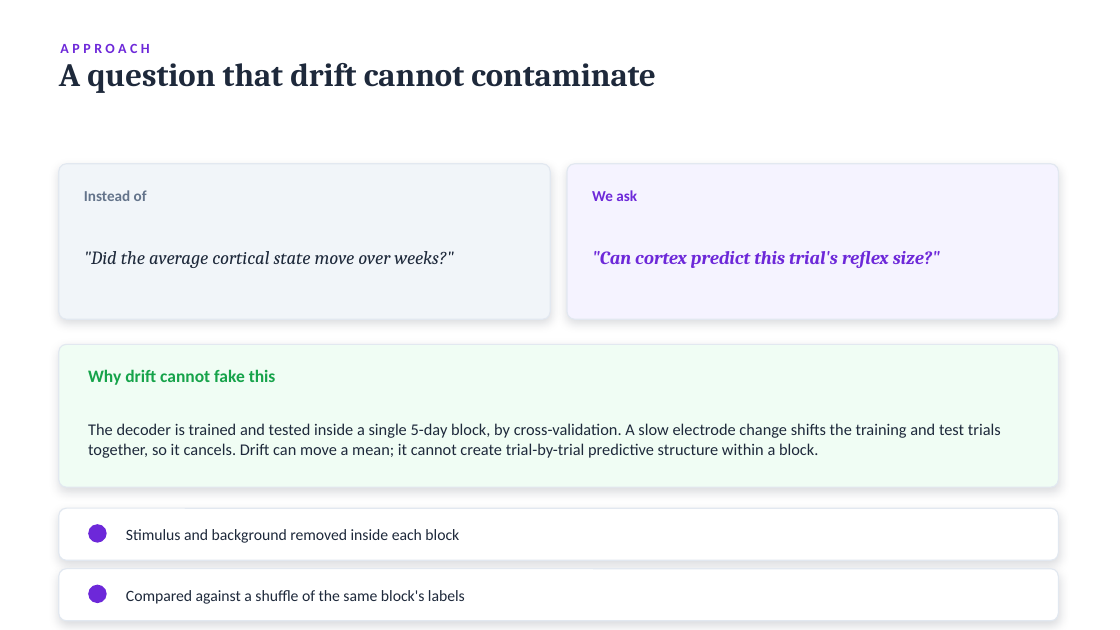
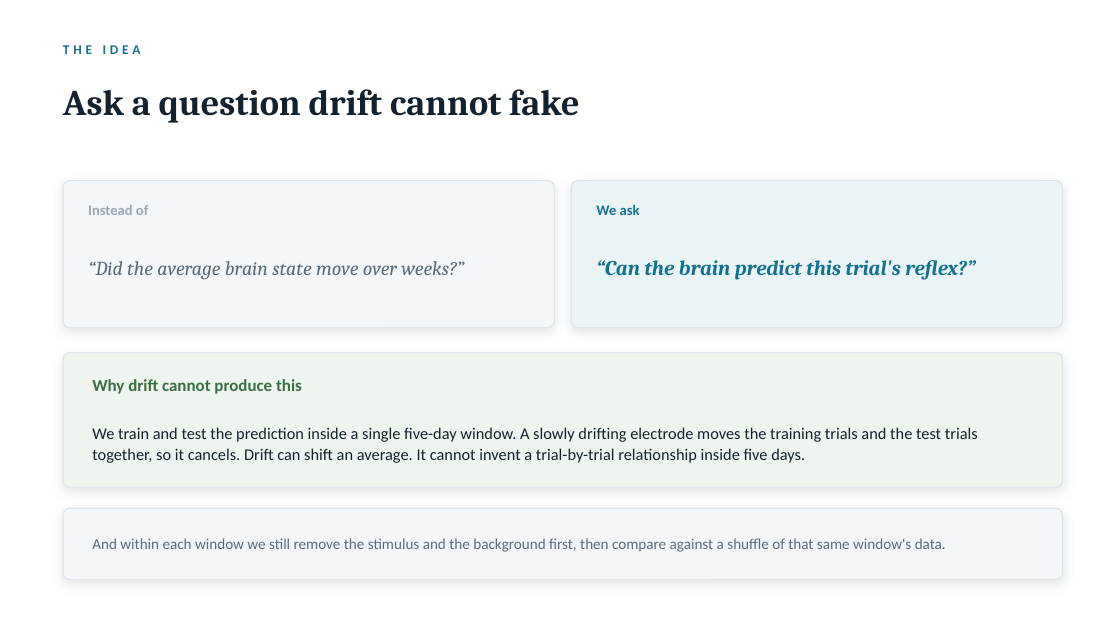
Before and after one commit to switchrao777/hroc-ncan, a slide deck: slide 10 of slides/HROC_Team_Presentation.pptx (slide 8 before the commit). Drawn at 1120x630 pixels with LibreOffice and Linux fonts; fonts in the diff are those of the drawing. Boxes give left, top, right and bottom in pixels: in the first picture for what was removed or moved away, otherwise in the second. Text is boxed around its words. In the diff, an @@ line names an element or a change of style, - is before the commit and + after.

Commit message:
Rebuild the NCAN group talk for clarity
Fifteen slides, one idea each, in plain language: the paradigm, what a single
trial is, the dataset, the pipeline, why raw reflex amplitude is misleading,
bidirectional conditioning, the learning-versus-drift problem stated directly,
the negative result and its three controls, the within-window design, the
positive result, the variance partition, the full control table, the scaling
test, and four questions.

```diff
--- a/slides/HROC_Team_Presentation.pptx
+++ b/slides/HROC_Team_Presentation.pptx
@@ text removed at (60,44,149,53) @@
-APPROACH
@@ text added at (63,45,141,54), 11.5 pt, text #15718F, bold @@
+THE IDEA
@@ text at (63,89,579,123): text changed; size 28 to 31 pt; text colour #1E293B to #14212E @@
-A question that drift cannot contaminate
+Ask a question drift cannot fake
@@ rounded rectangle: place and size @@
-rounded rectangle at (59,164,550,319)
+rounded rectangle at (63,181,555,328)
@@ rounded rectangle at (63,181,555,328): fill #F1F5F9 to #F4F7F9; outline #E2E8F0 1 pt to #DDE4EA 1 pt; shadow changed; proportions changed @@
@@ text "Instead of": place and size @@
-text "Instead of" at (84,190,147,201)
+text "Instead of" at (88,205,148,215)
@@ text "Instead of" at (88,205,148,215): size 13 to 12.5 pt, text colour #64748B to #9AA8B4 @@
@@ rounded rectangle: place and size @@
-rounded rectangle at (567,164,1059,319)
+rounded rectangle at (571,181,1063,328)
@@ rounded rectangle at (571,181,1063,328): fill #F5F3FF to #EAF4F7; outline #E2E8F0 1 pt to #DDE4EA 1 pt; shadow changed; proportions changed @@
@@ text "We ask": place and size @@
-text "We ask" at (592,190,637,201)
+text "We ask" at (596,204,640,215)
@@ text "We ask" at (596,204,640,215): size 13 to 12.5 pt, text colour #6D28D9 to #15718F @@
@@ text at (88,261,464,280): text changed; size 16 to 17 pt; text colour #1E293B to #5A6B7B @@
-"Did the average cortical state move over weeks?"
+“Did the average brain state move over weeks?”
@@ text at (596,260,975,280): text changed; size 16 to 18 pt; text colour #6D28D9 to #15718F @@
-"Can cortex predict this trial's reflex size?"
+“Can the brain predict this trial's reflex?”
@@ rounded rectangle: place and size @@
-rounded rectangle at (59,344,1059,487)
+rounded rectangle at (63,353,1063,487)
@@ rounded rectangle at (63,353,1063,487): fill #F0FDF4 to #EEF5EE; outline #E2E8F0 1 pt to #DDE4EA 1 pt; shadow changed; proportions changed @@
@@ text at (92,379,302,394): text changed; size 15 to 14.5 pt; text colour #16A34A to #3B6E43 @@
-Why drift cannot fake this
+Why drift cannot produce this
@@ text at (92,427,978,463): text changed; text colour #1E293B to #14212E @@
-The decoder is trained and tested inside a single 5-day block, by cross-validation. A slow electrode change shifts the training and test trials together, so it cancels. Drift can move a mean; it cannot create trial-by-trial predictive structure within a block.
+We train and test the prediction inside a single five-day window. A slowly drifting electrode moves the training trials and the test trials together, so it cancels. Drift can shift an average. It cannot invent a trial-by-trial relationship inside five days.
@@ rounded rectangle: place and size @@
-rounded rectangle at (59,508,1059,560)
+rounded rectangle at (63,508,1063,580)
@@ rounded rectangle at (63,508,1063,580): fill #FFFFFF to #F4F7F9; outline #E2E8F0 1 pt to #DDE4EA 1 pt; shadow changed; proportions changed @@
@@ ellipse removed at (88,524,107,543) @@
@@ text at (92,538,946,552): text changed; size 13.5 to 13 pt; text colour #1E293B to #5A6B7B @@
-Compared against a shuffle of the same block's labels
+And within each window we still remove the stimulus and the background first, then compare against a shuffle of that same window's data.
@@ text removed at (126,529,459,543) @@
-Stimulus and background removed inside each block
@@ rounded rectangle removed at (59,569,1059,621) @@
@@ ellipse removed at (88,585,107,603) @@
```
Also in this commit, not shown: 3 other slides changed, 11 slides added, 11 slides removed, 1 other file.
